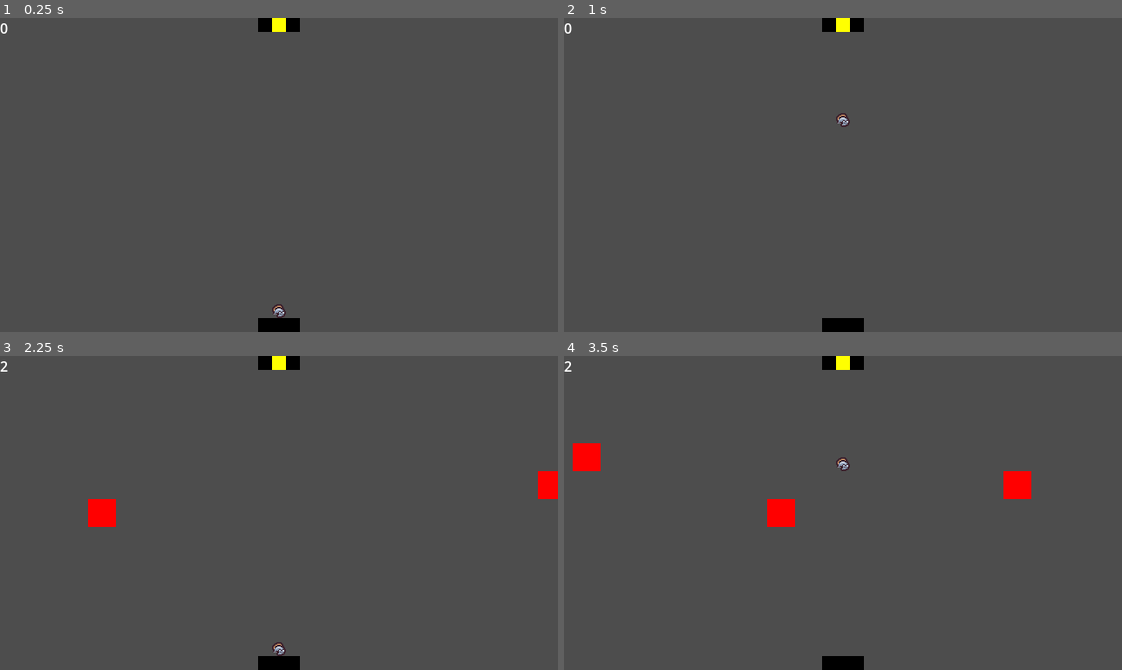
Above: before the commit, frames 1-4 (two rows, left to right).
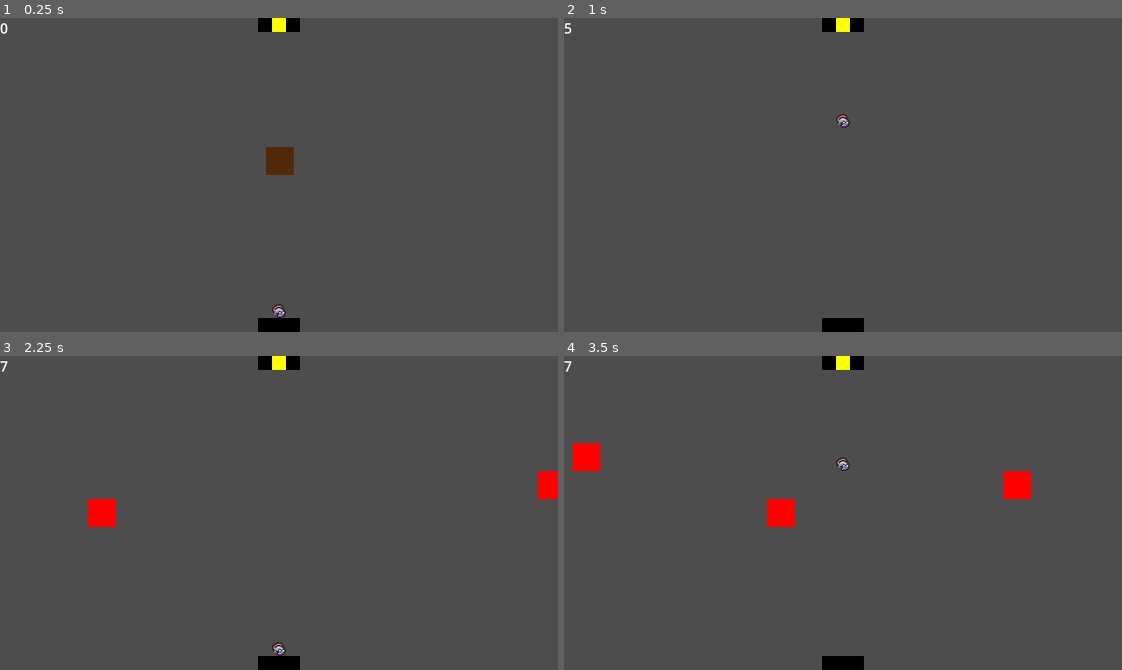
Above: after the commit, the same moments.

Repository: SpoopCats/FiniteStateMachine
Game: Godot game, scene res://scenes/main.tscn
Two runs of this game, one before a commit and one after it. Both use one fixed random seed, a clock stepped at 60 frames per second and the inputs below.
Inputs:
- Up to frame 1 (0.25 s): no input
- Up to frame 2 (1 s): tap Enter (ui_accept) at 0.5, 0.77 s
- Up to frame 3 (2.25 s): tap Enter (ui_accept) at 1.52 s
- Up to frame 4 (3.5 s): tap Enter (ui_accept) at 3.02 s

The runs differ from the first frame. In frame 1, 0.4% of the frame differs, in the area x 47-53%, y 41-50%; in frame 2, less than 0.1%; in frame 3, less than 0.1%; in frame 4, less than 0.1%.

Commit message:
Player detects score_bonus collision
The player can now detect collisions with the score_bonus scene and increase the game score by score_bonus.score_bonus_amt.

Diff:
--- a/project.godot
+++ b/project.godot
@@ -32,11 +32,13 @@
 btm_pedestal=""
 game=""
 food=""
+score_bonus=""
 
 [layer_names]
 
 2d_physics/layer_1="player + pedestal"
 2d_physics/layer_2="enemies"
+2d_physics/layer_3="score bonuses"
 
 [rendering]
 
--- a/scenes/game_objects/player/moving_down.gd
+++ b/scenes/game_objects/player/moving_down.gd
@@ -30,6 +30,10 @@
 		# test it to see if its in certain groups
 		if node_collided_with.is_in_group('btm_pedestal'):
 			Transitioned.emit(self, "waitbtm")
+		if node_collided_with.is_in_group('score_bonus'):
+			# increases score by score_bonus' property of score_bonus_amt
+			GameEvents.emit_increase_score(node_collided_with.score_bonus_amt)
+			node_collided_with.queue_free()
 		if node_collided_with.is_in_group('enemy'):
 			#placeholder code for something that happens when Ralph hits enemies
 			print("enemy!")
--- a/scenes/game_objects/player/moving_up.gd
+++ b/scenes/game_objects/player/moving_up.gd
@@ -30,6 +30,10 @@
 		# test it to see if its in certain groups
 		if node_collided_with.is_in_group('top_pedestal'):
 			Transitioned.emit(self, "waittop")
+		if node_collided_with.is_in_group('score_bonus'):
+			# increases score by score_bonus' property of score_bonus_amt
+			GameEvents.emit_increase_score(node_collided_with.score_bonus_amt)
+			node_collided_with.queue_free()
 		if node_collided_with.is_in_group('enemy'):
 			#placeholder code for something that happens when Ralph hits enemies
 			print("enemy!")
--- a/scenes/game_objects/player/player.tscn
+++ b/scenes/game_objects/player/player.tscn
@@ -12,7 +12,7 @@
 radius = 8.0
 
 [node name="Player" type="CharacterBody2D" groups=["player"]]
-collision_mask = 3
+collision_mask = 7
 script = ExtResource("1_pdcg6")
 
 [node name="CollisionShape2D" type="CollisionShape2D" parent="."]
--- a/scenes/game_objects/scorebonus/score_bonus.gd
+++ b/scenes/game_objects/scorebonus/score_bonus.gd
@@ -1,6 +1,8 @@
 extends CharacterBody2D
 
 @export var score_bonus_amt = 5
+@export var dir = Vector2.RIGHT
+@export var speed = 100
 
 # Called when the node enters the scene tree for the first time.
 func _ready() -> void:
--- a/scenes/game_objects/scorebonus/score_bonus.tscn
+++ b/scenes/game_objects/scorebonus/score_bonus.tscn
@@ -5,8 +5,10 @@
 [sub_resource type="RectangleShape2D" id="RectangleShape2D_wwjp4"]
 size = Vector2(32, 32)
 
-[node name="ScoreBonus" type="CharacterBody2D"]
+[node name="ScoreBonus" type="CharacterBody2D" groups=["score_bonus"]]
 position = Vector2(-48, -48)
+collision_layer = 4
+collision_mask = 0
 script = ExtResource("1_2egkx")
 
 [node name="CollisionShape2D" type="CollisionShape2D" parent="."]
--- a/scenes/main.tscn
+++ b/scenes/main.tscn
@@ -7,6 +7,7 @@
 [ext_resource type="PackedScene" uid="uid://cy5udr3a1n467" path="res://scenes/game_objects/player/player.tscn" id="2_t7qp4"]
 [ext_resource type="PackedScene" uid="uid://b53ft8643ldn" path="res://scenes/managers/score_bonus_manager.tscn" id="3_xeayt"]
 [ext_resource type="PackedScene" uid="uid://cyfii8hf534ly" path="res://scenes/UI/score_counter.tscn" id="4_whcrg"]
+[ext_resource type="PackedScene" uid="uid://nvoh0pabewa6" path="res://scenes/game_objects/scorebonus/score_bonus.tscn" id="8_lsh6e"]
 
 [node name="Main" type="Node2D" groups=["game"]]
 
@@ -26,3 +27,6 @@
 position = Vector2(320, 352)
 
 [node name="ScoreCounter" parent="." instance=ExtResource("4_whcrg")]
+
+[node name="ScoreBonus" parent="." instance=ExtResource("8_lsh6e")]
+position = Vector2(321, 164)
Not shown: 1 places in scenes/main.tscn that only renumber resources
